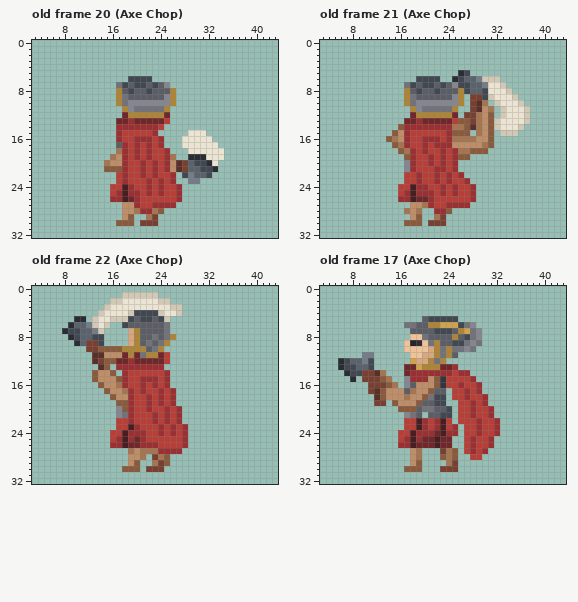
Pixel-art file -- Assets/NPCs/Lumberjack/Legionary.ase. This is how it looked before the edit.
48x48 pixels, 22 frames. Colours within 5 levels of each other are drawn and written as one. Shown: old frame 20 (Axe Chop): x 3..43, y 0..32; old frame 21 (Axe Chop): x 3..43, y 0..32; old frame 22 (Axe Chop): x 3..43, y 0..32; old frame 17 (Axe Chop): x 3..43, y 0..32. The commit also changed other frames, which this record leaves out.
The same view after the edit:
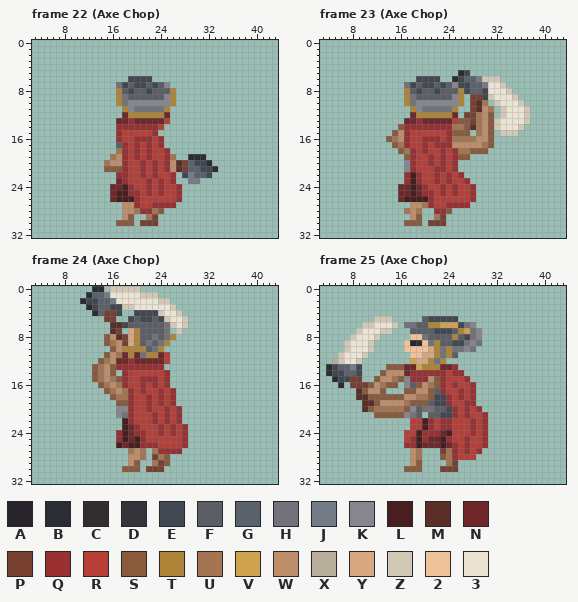
Palette (. is transparent): A #29232b  B #2a2e34  C #332d31  D #33353b  E #424851  F #5c5e65  G #5a626c  H #71727a  J #737c87  K #868691  L #4a1d20  M #5a2f27  N #70272a  P #784031  Q #9a3031  R #b73f38  S #8a5a3c  T #ad8438  U #a57451  V #cfa24e  W #be8e68  X #b6ad9a  Y #d7a880  Z #d1c8b6  2 #eec39a  3 #ece4d3
A new or re-ordered frame is compared with the old frame closest to it.
From old to new:
frames 22 -> 41
frames re-ordered
Changed rows in their new state; - is an unchanged pixel.
Frame 22 (Axe Chop) against old frame 20 (Axe Chop), layers "Axe", "Torso, Waist":
first column x 16:
15 -------------...---
16 ------------.....--
17 ------------......-
18 -------------......
19 ----------------...
20 -----------------.-
22 -Q-----------------
23 -N-----------------
24 NN-----------------
25 NL-----------------
26 NL-L---------------
Frame 23 (Axe Chop) is new; against old frame 21 (Axe Chop), layer "Torso, Waist":
first column x 16:
22 -QL--
23 -QL--
24 NN-N-
25 NN-N-
26 NL-LL
Frame 24 (Axe Chop) is new; against old frame 22 (Axe Chop):
first column x 8:
 0 -----BB-ZZZZZ--------
 1 ----BGGJ33333--------
 2 ---BEEGGJ3-----------
 3 ----BEGGEEZZ-------.-
 4 -----BGPPE..---------
 5 --..-..PP..-------33Z
 6 -.......MM--------Z3Z
 7 .......-MP---------Z-
 8 -......SWMP----------
 9 --.....SUWP----------
10 ----....-W-----------
11 -----..S-U-----------
12 -----.SUW------------
13 -----SUWS------------
14 ------U--------------
15 ------U-U------------
16 -------U-------------
17 --------U------------
18 ---------UU----------
20 ----------K----------
22 ---------.L----------
23 ---------.LN---------
24 --------.Q-N---------
25 --------.--NL--------
26 --------.LNLL--------
27 --------------.------
Frame 25 (Axe Chop) is new; against old frame 17 (Axe Chop):
first column x 4:
 5 --------ZZZ------------------
 6 ------ZZ333Z-----------------
 7 -----Z333ZZ------------------
 8 ----Z333Z--------------------
 9 ---Z333Z---------------------
10 ---Z333Z---------------------
11 --Z333Z.---------------------
12 -XZ33Z..---------------------
13 BEGGJE..--SSS----------------
14 BEEGG-...SWWW-------RQ-.-----
15 -BEEPP..SWWUS------Q---Q.----
16 --B-PPPSWU-S---S-U-Q-QR-Q.---
17 -----MSWW-...SS----QR-QRQ.---
18 -----MMSS-SSSW-UUS--Q-QRQ..--
19 ------MMSWWW-US-S---QR-Q-..--
20 ------MSUUUUU-K------Q-QRQ..-
21 --------SSSSS--------Q-QR-Q.-
22 -------------.-RLQRQQR--QRQ..
23 -------------.-RLQRQQRR-QRQ..
24 ------------.-RL--QNLRR-QRQ..
25 ------------.RQLQ-NLQRRQR-Q.-
26 ------------.-QL--NL-QRQR-Q.-
27 ---------------------QRQRQ.--
28 ---------------------QRR-.---
Pixel boxes of the changes (left, top, right, bottom) in both pictures:
erased: (182, 130, 224, 166)
changed: (110, 172, 134, 202)
changed: (398, 172, 428, 202)
changed: (62, 286, 152, 454)
changed: (170, 304, 188, 334)
changed: (326, 316, 500, 460)
